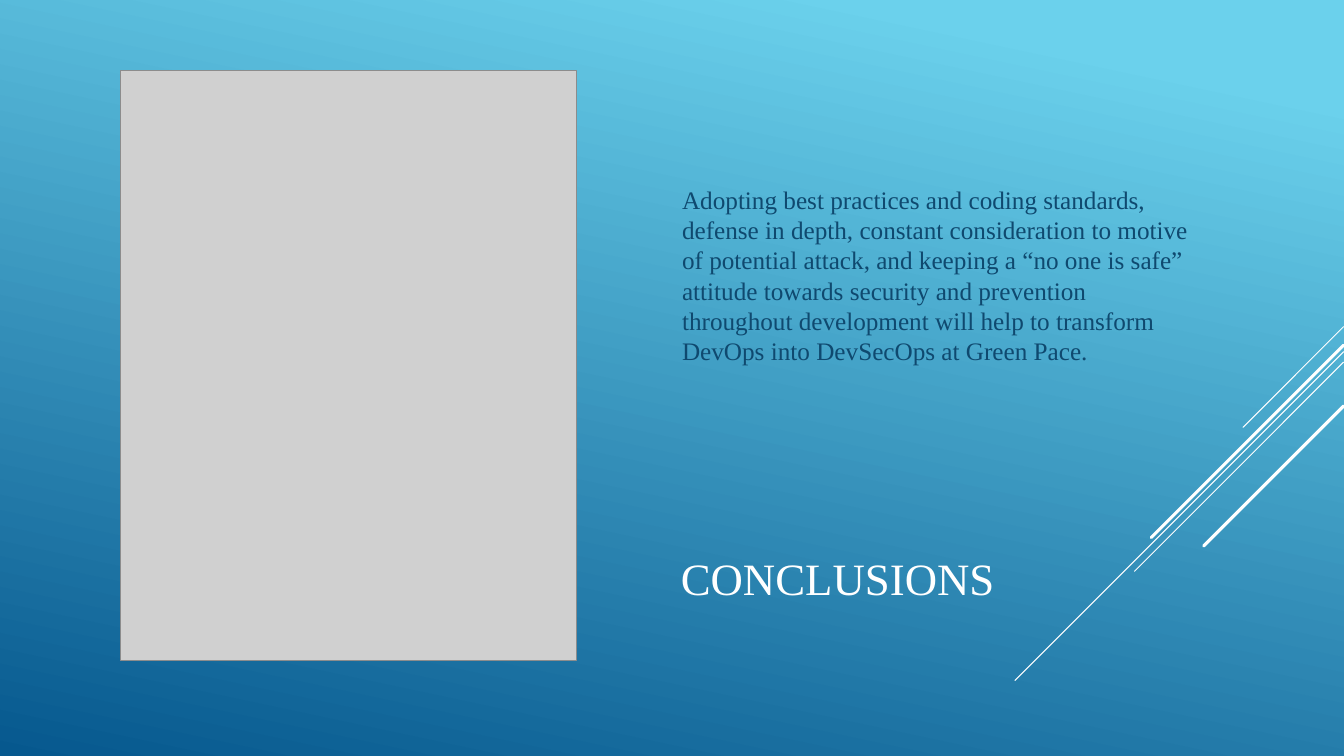
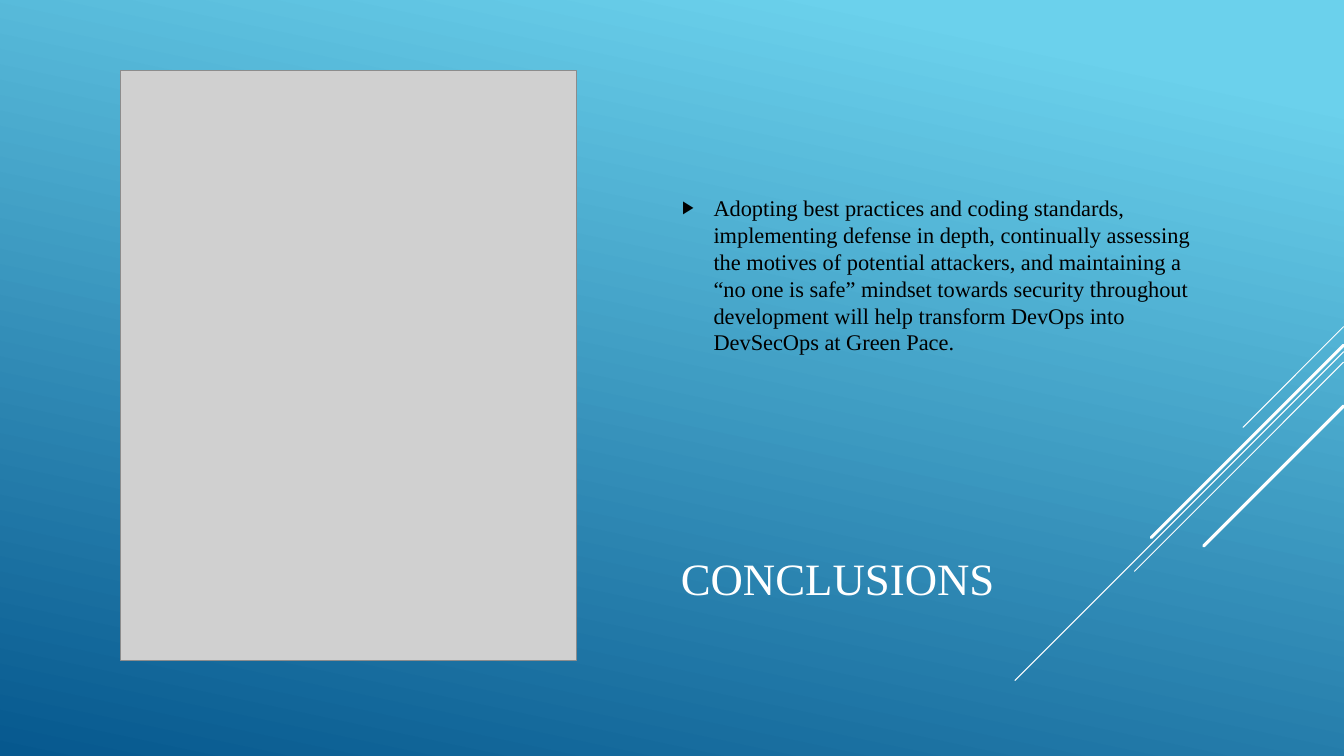
Before and after one commit to alex24488/8-3-Portfolio-Submission, a slide deck: slide 15 of CS 405 Project Two Presentation.pptx. Drawn at 1344x756 pixels with LibreOffice and Linux fonts; fonts in the diff are those of the drawing; grey boxes stand for pictures. Boxes give left, top, right and bottom in pixels: in the first picture for what was removed or moved away, otherwise in the second. Text is boxed around its words. In the diff, an @@ line names an element or a change of style, - is before the commit and + after.

```diff
--- a/CS 405 Project Two Presentation.pptx
+++ b/CS 405 Project Two Presentation.pptx
@@ text at bbox=[714, 200, 1190, 355]: text changed; size 18 to 16 pt; text colour #0F496F to #000000 @@
-Adopting best practices and coding standards, defense in depth, constant consideration to motive of potential attack, and keeping a “no one is safe” attitude towards security and prevention throughout development will help to transform DevOps into DevSecOps at Green Pace.
+▶ Adopting best practices and coding standards, implementing defense in depth, continually assessing the motives of potential attackers, and maintaining a “no one is safe” mindset towards security throughout development will help transform DevOps into DevSecOps at Green Pace.
```
Also in this commit, not shown: 8 other slides changed.
